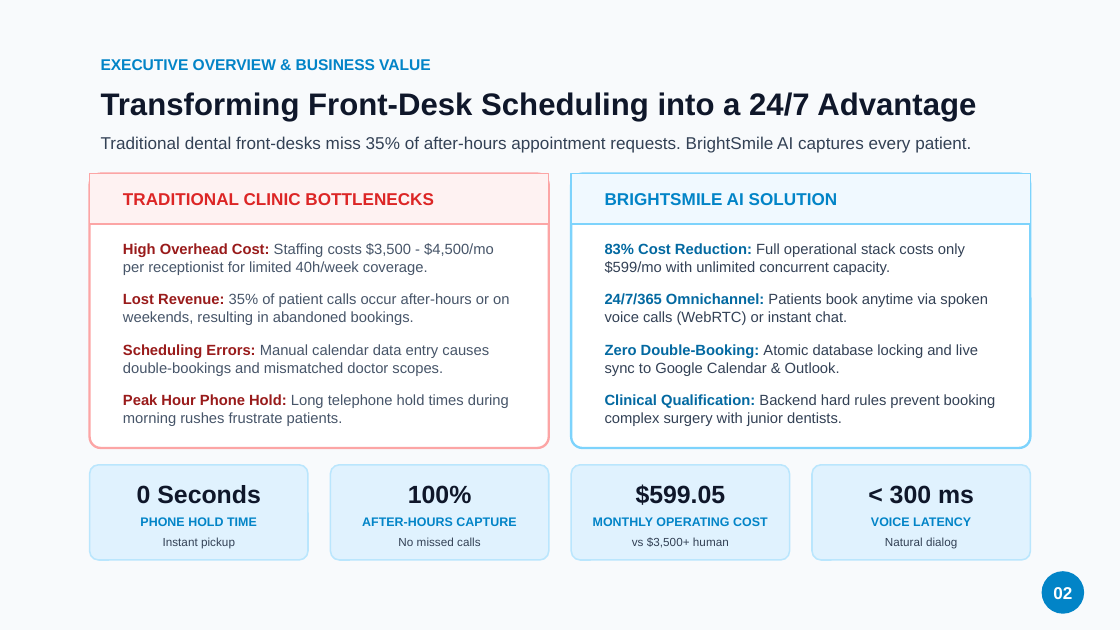
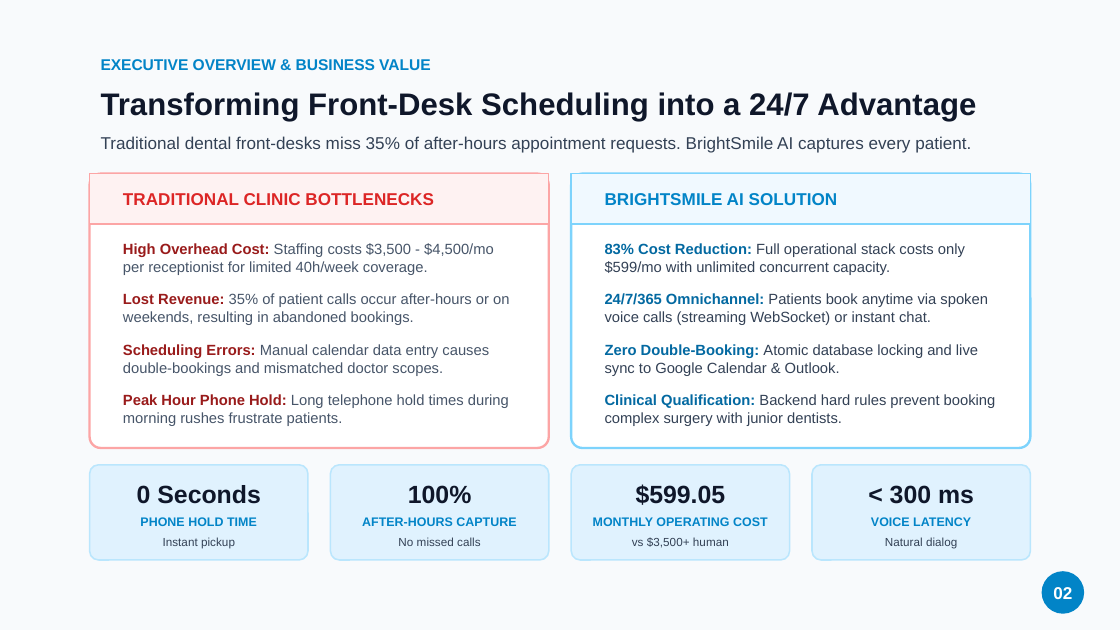
Before and after one commit to wafik/dental-ai-bot, a slide deck: slide 2 of docs/BrightSmile_Dental_AI_Presentation.pptx. Drawn at 1120x630 pixels with LibreOffice and Linux fonts; fonts in the diff are those of the drawing. Boxes give left, top, right and bottom in pixels: in the first picture for what was removed or moved away, otherwise in the second. Text is boxed around its words. In the diff, an @@ line names an element or a change of style, - is before the commit and + after.

```diff
--- a/docs/BrightSmile_Dental_AI_Presentation.pptx
+++ b/docs/BrightSmile_Dental_AI_Presentation.pptx
@@ text at (x1=605, y1=293, x2=988, y2=325): text changed @@
-• 24/7/365 Omnichannel: Patients book anytime via spoken voice calls (WebRTC) or instant chat.
+• 24/7/365 Omnichannel: Patients book anytime via spoken voice calls (streaming WebSocket) or instant chat.
```
Also in this commit, not shown: 4 other slides changed, 15 other files.
